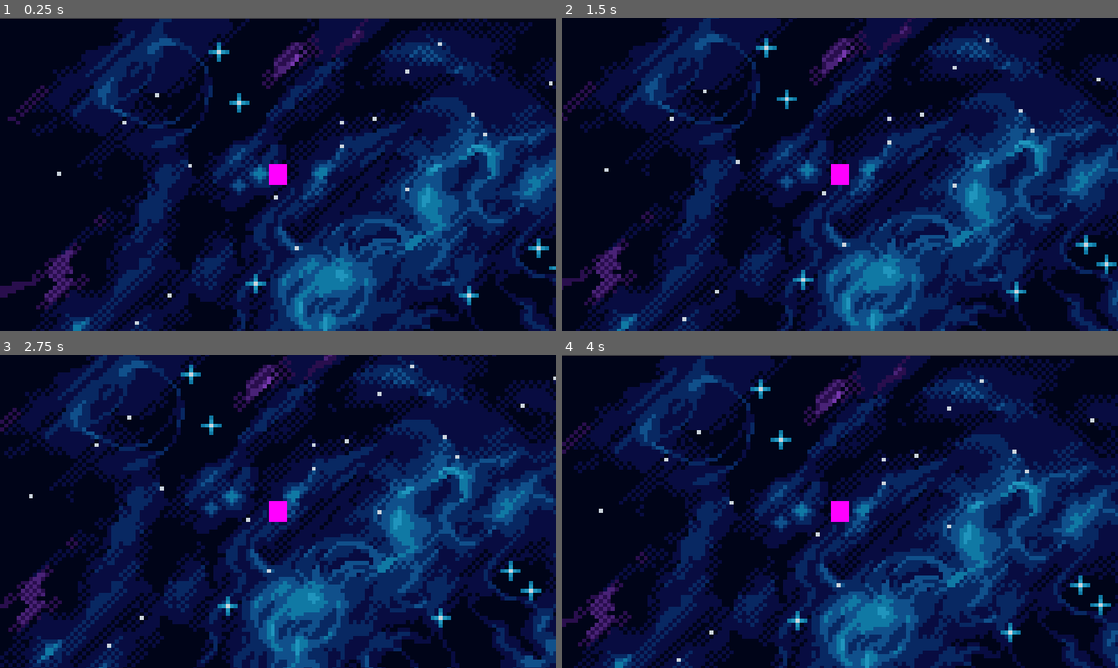
Above: before the commit, frames 1-4 (two rows, left to right).
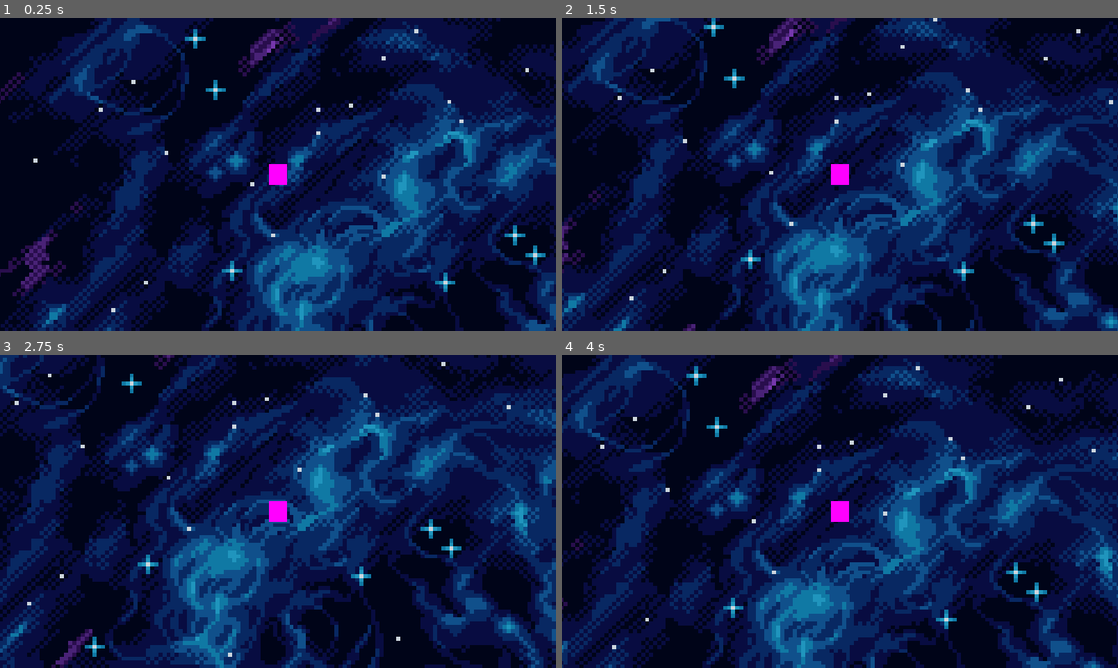
Above: after the commit, the same moments.

Repository: M-a-b-e-l/CISC2540---2D-Game-group-6
Game: Godot game, scene res://Scenes/MiniGame3.tscn
Same seed, same stepped clock (60 frames per second), same inputs: the game is played once before the commit and once after it. This scene is started directly instead of the project's main scene.
Inputs:
- Up to frame 1 (0.25 s): no input
- Up to frame 2 (1.5 s): tap Enter at 0.5 s; hold Right (ui_right) 0.53-1.28 s; hold Down (ui_down) from 1.28 s (still down)
- Up to frame 3 (2.75 s): release Down (ui_down) at 2.03 s; hold Right (ui_right) from 2.03 s (still down)
- Up to frame 4 (4 s): release Right (ui_right) at 2.78 s; hold Up (ui_up) 2.78-3.53 s; hold Left (ui_left) from 3.53 s (still down)

The runs differ from the first frame. In frame 1, 58% of the frame differs, in the area x 0-100%, y 0-100%; in frame 2, 67%; in frame 3, 72%; in frame 4, 68%.

Commit message:
Parallax Layer

Diff:
--- a/group_6_2d_game/Scenes/MiniGame3.tscn
+++ b/group_6_2d_game/Scenes/MiniGame3.tscn
@@ -15,8 +15,8 @@
 position = Vector2(0, 1)
 
 [node name="Parallax2D" type="Parallax2D" parent="CanvasLayer"]
-scroll_offset = Vector2(0, 1)
-repeat_size = Vector2(2300, 0)
+scroll_offset = Vector2(-49, -26)
+repeat_size = Vector2(2300, 1301)
 
 [node name="TextureRect" type="TextureRect" parent="CanvasLayer/Parallax2D"]
 offset_right = 1155.0
@@ -29,6 +29,7 @@
 position = Vector2(577, 325)
 scale = Vector2(38, 43)
 script = ExtResource("2_i25wp")
+speed = 120.0
 
 [node name="Camera2D" type="Camera2D" parent="CharacterBody2D"]
 z_index = 2
